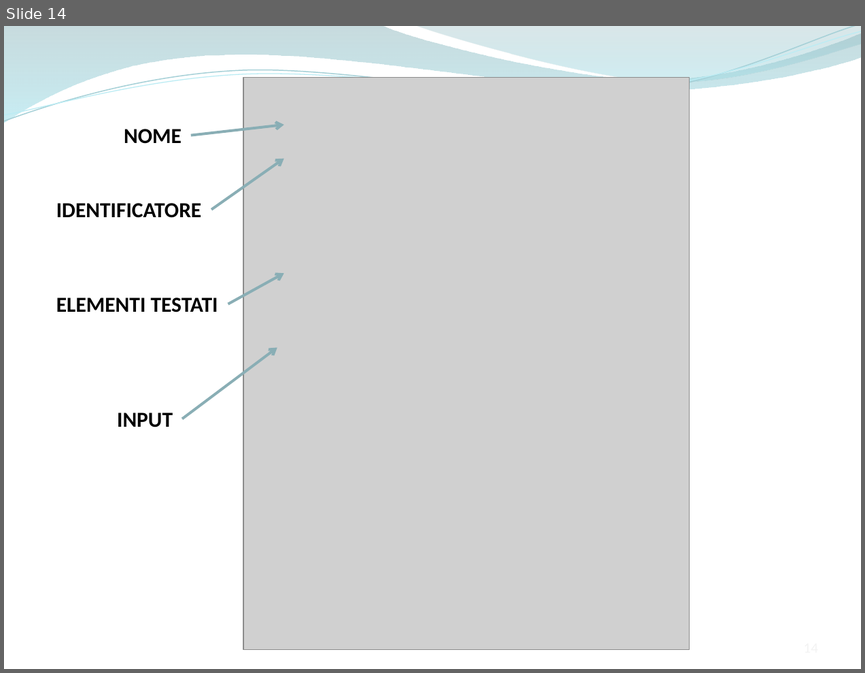
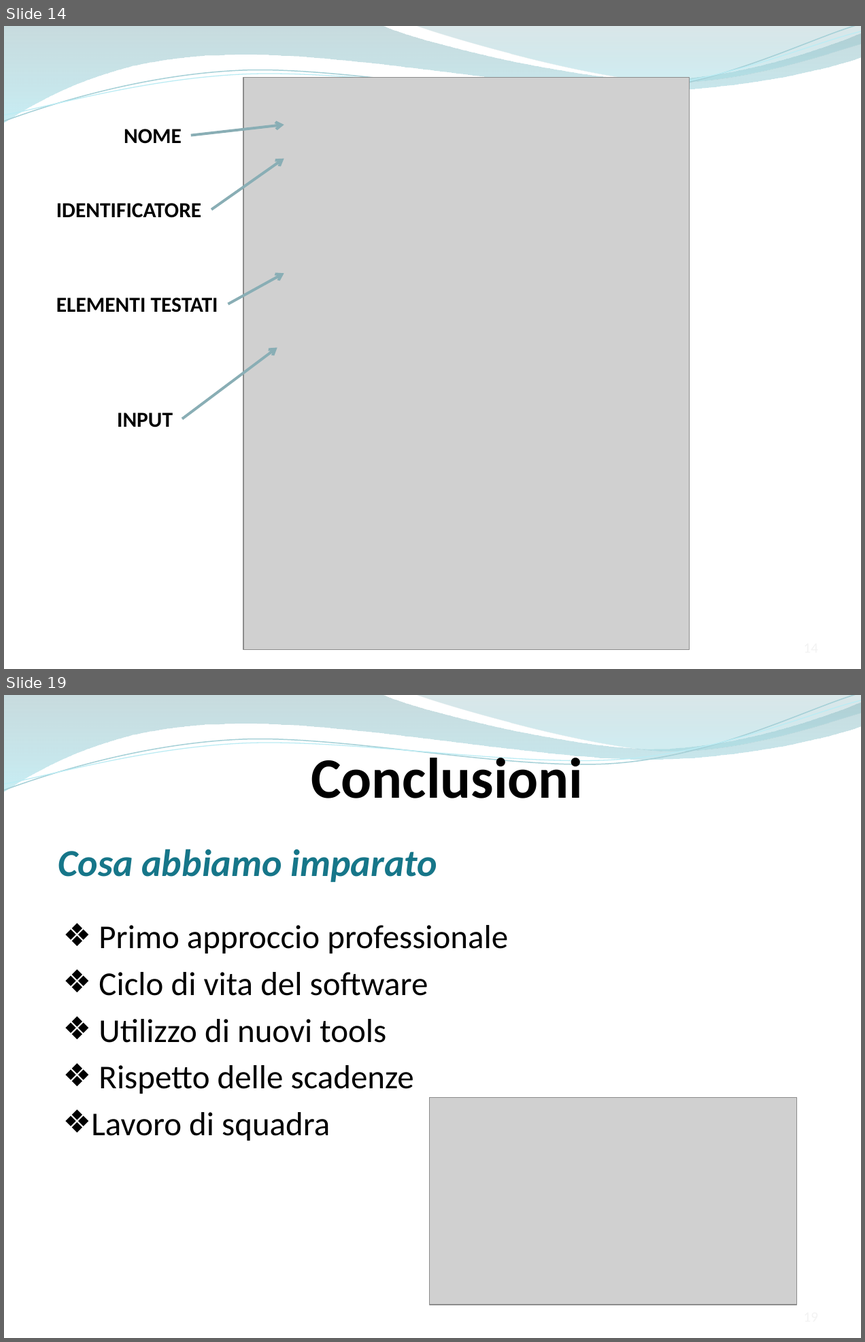
Before and after one commit to ammirate/at-silo, a slide deck: Presentazione/Atsilo2/Ferrara/Ferrara_M_PresentazioneFinale.pptx. Shown one above the other, each under a label of ours: slide 14 before the commit, slides 14 and 19 after it; the slides between them are not shown. The pictures are 865x673 and 865x1342 pixels, drawn with LibreOffice and Linux fonts; fonts in the diff are those of the drawing; grey boxes stand for pictures. Boxes give left, top, right and bottom in pixels: in the first picture for what was removed or moved away, otherwise in the second. Text is boxed around its words. In the diff, an @@ line names an element or a change of style, - is before the commit and + after.

```diff
--- a/Presentazione/Atsilo2/Ferrara/Ferrara_M_PresentazioneFinale.pptx
+++ b/Presentazione/Atsilo2/Ferrara/Ferrara_M_PresentazioneFinale.pptx
@@ slide 19 added at bbox=[4, 695, 861, 1338], background #FFFFFF; not listed: 4 template elements that a slide beside it also shows @@
@@ text added at bbox=[311, 751, 583, 798], 48 pt, text #000000, bold @@
+Conclusioni
@@ text added at bbox=[58, 849, 436, 882], 32 pt, text #167689, bold, italic @@
+Cosa abbiamo imparato
@@ text added at bbox=[91, 925, 508, 1140], 28 pt, text #000000 @@
+❖ Primo approccio professionale
+❖ Ciclo di vita del software
+❖ Utilizzo di nuovi tools
+❖ Rispetto delle scadenze
+❖ Lavoro di squadra
@@ picture added at bbox=[429, 1097, 797, 1304] @@
```
Also in this commit, not shown: 11 slides changed, 1 other slide added.
